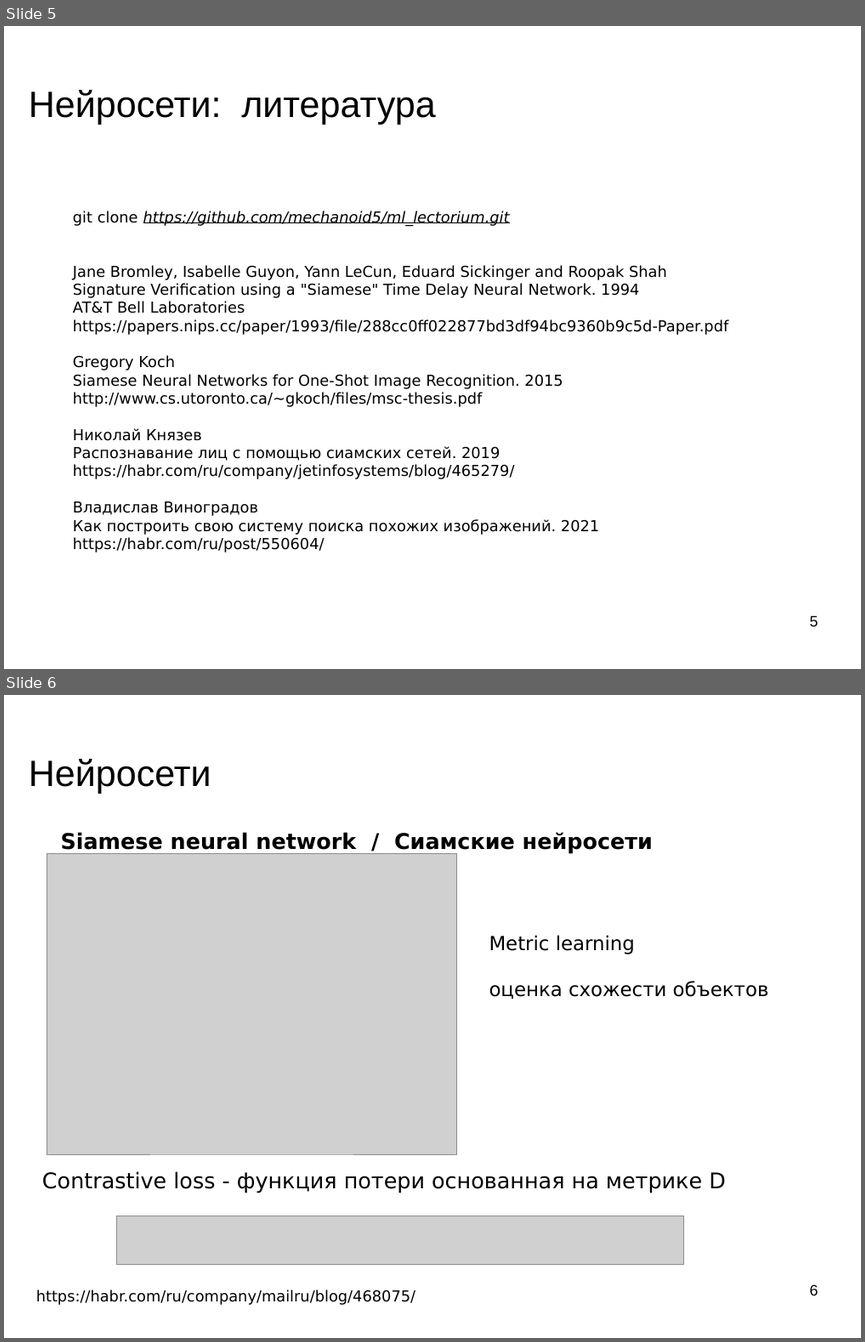
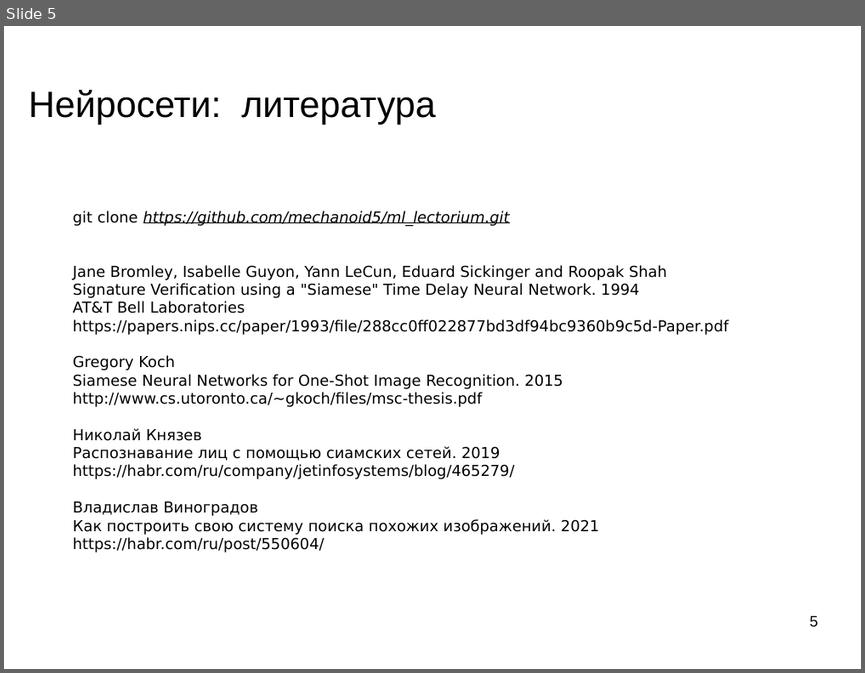
Before and after one commit to mechanoid5/ml_lectorium_legacy, a slide deck: 32-siamese.odp. Shown one above the other, each under a label of ours: slides 5 and 6 before the commit, slide 5 after it. The pictures are 865x1342 and 865x673 pixels, drawn with LibreOffice and Linux fonts; fonts in the diff are those of the drawing; grey boxes stand for pictures; background and template pictures are left out. Boxes give left, top, right and bottom in pixels: in the first picture for what was removed or moved away, otherwise in the second. Text is boxed around its words. In the diff, an @@ line names an element or a change of style, - is before the commit and + after.

```diff
--- a/32-siamese.odp
+++ b/32-siamese.odp
@@ slide 6 removed at box(4, 695, 861, 1338), background picture (left out) @@
@@ title removed at box(29, 759, 211, 794) @@
-Нейросети
@@ text removed at box(61, 832, 653, 854) @@
-Siamese neural network / Cиамские нейросети
@@ picture removed at box(46, 854, 457, 1155) @@
@@ text removed at box(489, 935, 769, 998) @@
-Metric learning
-оценка схожести объектов
@@ text removed at box(42, 1171, 726, 1193) @@
-Contrastive loss - функция потери основанная на метрике D
@@ picture removed at box(117, 1216, 683, 1265) @@
@@ text removed at box(36, 1289, 415, 1304) @@
-https://habr.com/ru/company/mailru/blog/468075/
@@ page number removed at box(810, 1284, 818, 1295) @@
-6
```
Also in this commit, not shown: 1 slide changed, 1 other file.
